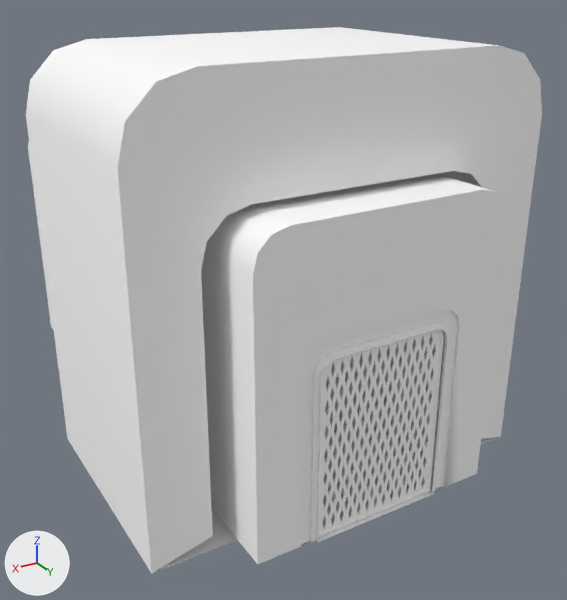
Renders of the OBJ model Scenes/Components/Models/Prop/mine scaler.obj from each side of a commit.
Before and after are seen from a camera (50 mm lens) standing at (10.8, 22.8, 8.7) and looking at (-1.6, 2.1, -1.6). Lighting does not change. The marker at lower left points along +X, +Y and +Z. Where no turn or scale is listed for an object, it has been applied to the vertices. Vertices at the same position are counted once.

In view in the first picture: 'Boole', 'Cube'.
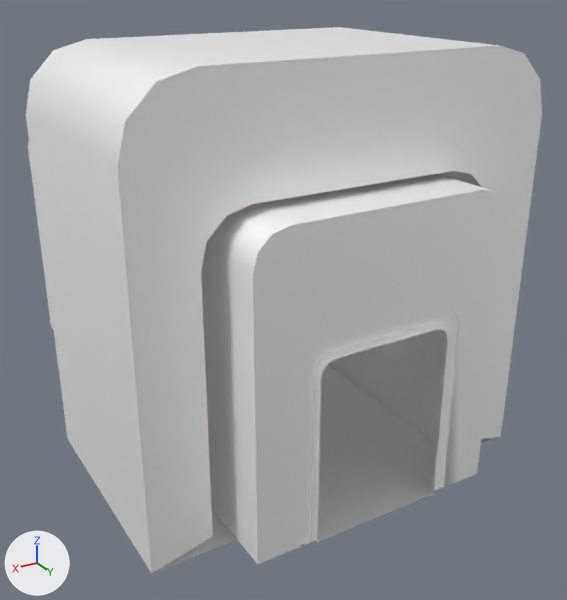
Location of each change, (x1, y1, x2, y2) in pixels of the pictures (567 x 600 px; the box of a moved part takes in the faces that stretch with it):
part 1 of me_boole, deleted
    before: (318, 330, 444, 537)
part 2 of me_cube, moved or reshaped
    both: (301, 310, 458, 546)

What changed in the scene script:
```text
Add mat_default_1:
    mat_default_1 = principled_material('default_1')
    mat_default_1.base_color = (1.0, 1.0, 1.0)  # white #ffffff
    mat_default_1.metallic = 1.0
    mat_default_1.roughness = 0.776
Change me_boole:
    used by ob_boole; location = (0.0, 0.0, 0.0)
    remove me_boole.from_pydata(...)  # 2424 vertices, 3149 faces; spans x -1.91..1.91, y 9.4..9.5, z -4.77..0.34
    remove me_boole.materials.append(mat_default)  # white #ffffff
    add me_boole.from_pydata(...)  # 2424 vertices, 3149 faces; spans x -1.91..1.91, y -0.98..-0.87, z -4.77..0.34
    me_boole part 1: 2424 vertices removed from x -1.91..1.91, y 9.4..9.5, z -4.77..0.34
    add me_boole.materials.append(mat_default_1)  # white #ffffff
Change me_cube:
    where me_cube.from_pydata(...)  # 330 vertices, 288 faces; spans x -5.9..5.9, y -9.9..9.6, z -5.0..6.8
    used by ob_cube; location = (0.0, 0.0, 0.0)
    remove me_cube.materials.append(mat_default)  # white #ffffff
    me_cube part 2
    71 faces are deleted
    20 vertices move within x -2.0..2.0, y 9.5, z -4.8..0.5
    71 new faces join them
    add me_cube.materials.append(mat_default_1)  # white #ffffff
```
